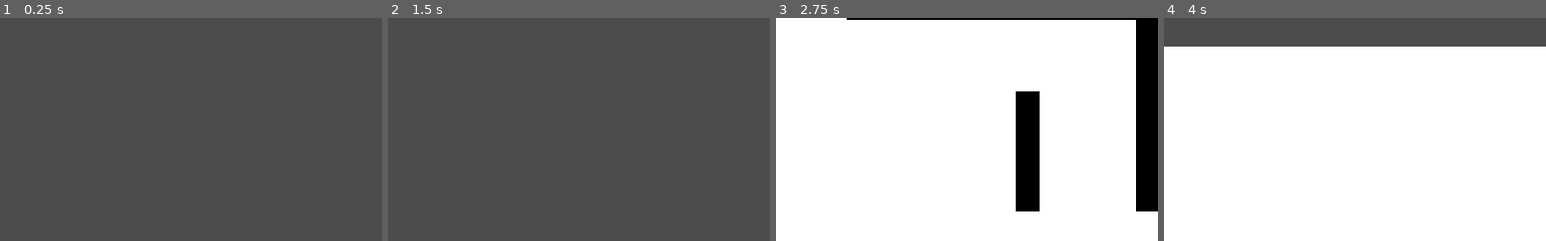
Above: before the commit, frames 1-4 (left to right).
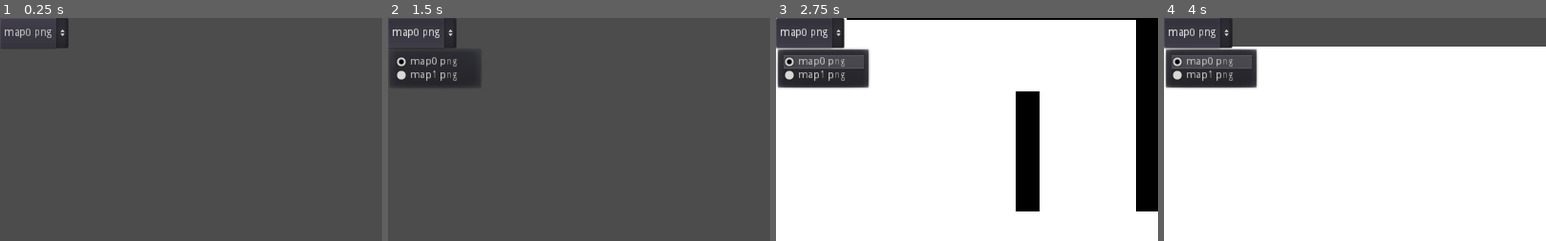
Above: after the commit, the same moments.

Repository: Urnark/ThesisProject
Game: Godot game, scene res://Scenes/Main.tscn
The game is run twice, just before and just after one commit, with the same random seed, the same clock (stepped at 60 frames per second) and the same inputs. Before the commit the project starts from res://Scenes/Maps/MapHandler.tscn.
Inputs (mouse positions are % of the whole screen's width and height, from its top left):
- Up to frame 1 (0.25 s): no input
- Up to frame 2 (1.5 s): click (4, 3) at 0.5 s, where only the run after the commit has a clickable "map0.png"; tap Enter at 1.25 s; move the mouse to (72, 45) at 1.27 s; hold Right (ui_right) from 1.28 s (still down); hold Mouse wheel up (zoom_in) from 1.28 s (still down)
- Up to frame 3 (2.75 s): move the mouse to (30, 55) at 2.02 s; release Right (ui_right) at 2.03 s; release Mouse wheel up (zoom_in) at 2.03 s; hold Down (ui_down) from 2.03 s (still down); tap Mouse wheel down (zoom_out) at 2.1 s
- Up to frame 4 (4 s): move the mouse to (60, 28) at 2.77 s; release Down (ui_down) at 2.78 s; hold Right (ui_right) 2.78-3.53 s; hold Mouse wheel up (zoom_in) 2.78-3.53 s; move the mouse to (45, 70) at 3.52 s; hold Up (ui_up) from 3.53 s (still down); tap Mouse wheel down (zoom_out) at 3.6 s
The pictures show only the part of the screen within x 0-50%, y 0-50%; the shares and areas given below are measured in that part.

The runs differ from the first frame. In frame 1, 0.7% of the frame differs, in the area x 0-18%, y 0-14%; in frame 2, 4.6%; in frame 3, 6.8%, in the area x 0-25%, y 0-32%; in frame 4, 5.4%.

Commit message:
Added UI and selection of maps in it

Diff:
--- /dev/null
+++ b/Scenes/Main.gd
@@ -0,0 +1,33 @@
+extends Node2D
+
+const PATH_TO_DIRECTORY := 'res://Img/Maps'
+
+onready var file_names = get_png_file_names_in_directory(PATH_TO_DIRECTORY)
+
+func _ready():
+	print(file_names)
+
+	var id = 0
+	for file_name in file_names:
+		$CanvasLayer/UI/OptionButton.add_item(file_name, id)
+		id += 1
+
+	$MapHandler.generate_new_map(PATH_TO_DIRECTORY + '/' + file_names[0])
+
+func get_png_file_names_in_directory(path: String) -> Array:
+	var file_names = []
+	var dir = Directory.new()
+	if dir.open(path) == OK:
+		dir.list_dir_begin()
+		var file_name = dir.get_next()
+		while (file_name != ""):
+			if not dir.current_is_dir() and file_name.ends_with('.png'):
+				file_names.append(file_name)
+			file_name = dir.get_next()
+	else:
+		print("An error occurred when trying to access the path")
+
+	return file_names
+
+func _on_OptionButton_item_selected(ID):
+	$MapHandler.generate_new_map(PATH_TO_DIRECTORY + '/' + file_names[ID])
--- /dev/null
+++ b/Scenes/Main.tscn
@@ -0,0 +1,21 @@
+[gd_scene load_steps=3 format=2]
+
+[ext_resource path="res://Scenes/Main.gd" type="Script" id=1]
+[ext_resource path="res://Scenes/Maps/MapHandler.tscn" type="PackedScene" id=2]
+
+[node name="Main" type="Node2D"]
+script = ExtResource( 1 )
+
+[node name="MapHandler" parent="." instance=ExtResource( 2 )]
+
+[node name="CanvasLayer" type="CanvasLayer" parent="."]
+
+[node name="UI" type="MarginContainer" parent="CanvasLayer"]
+margin_right = 41.0
+margin_bottom = 40.0
+
+[node name="OptionButton" type="OptionButton" parent="CanvasLayer/UI"]
+margin_right = 41.0
+margin_bottom = 40.0
+
+[connection signal="item_selected" from="CanvasLayer/UI/OptionButton" to="." method="_on_OptionButton_item_selected"]
--- a/Scenes/Maps/MapHandler.gd
+++ b/Scenes/Maps/MapHandler.gd
@@ -4,16 +4,21 @@
 const HEIGHT := 500
 
 const MapGD = preload('Map.gd')
+var map : MapGD.Map
 
 var zoom : Vector2 = Vector2(1, 1)
-var map : MapGD.Map
 
 func _ready():
 	# Randomize the seed to creating random maps
 	randomize()
 
+func generate_new_map(path_to_png_file: String):
+	# Clear the tile map
+	$TileMap.clear()
+
+	# Create new map
 	map = MapGD.Map.new(WIDTH, HEIGHT, $TileMap)
-	map.load_map('res://Img/Maps/map0.png')
+	map.load_map(path_to_png_file)
 	#_p_generate_tile_map_with_noise(map)
 	#map.set_wireframe()
 	map.update_tile_map()
--- a/project.godot
+++ b/project.godot
@@ -16,7 +16,7 @@
 [application]
 
 config/name="ThesisProject"
-run/main_scene="res://Scenes/Maps/MapHandler.tscn"
+run/main_scene="res://Scenes/Main.tscn"
 config/icon="res://icon.png"
 
 [autoload]
